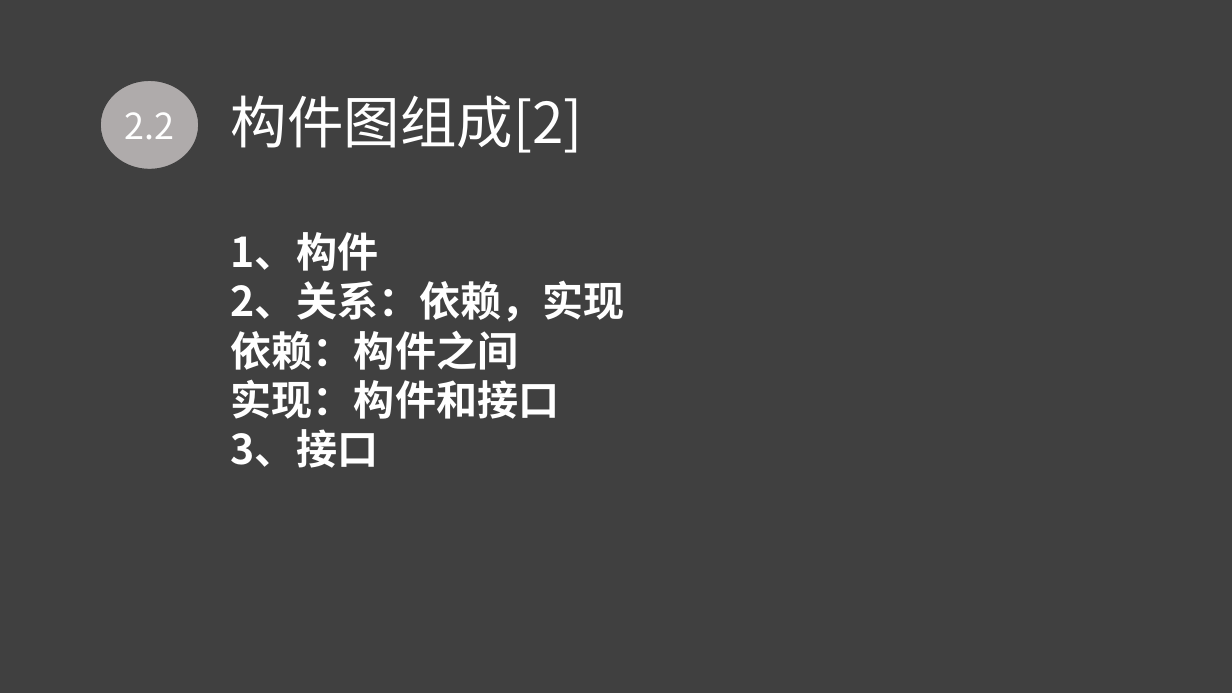
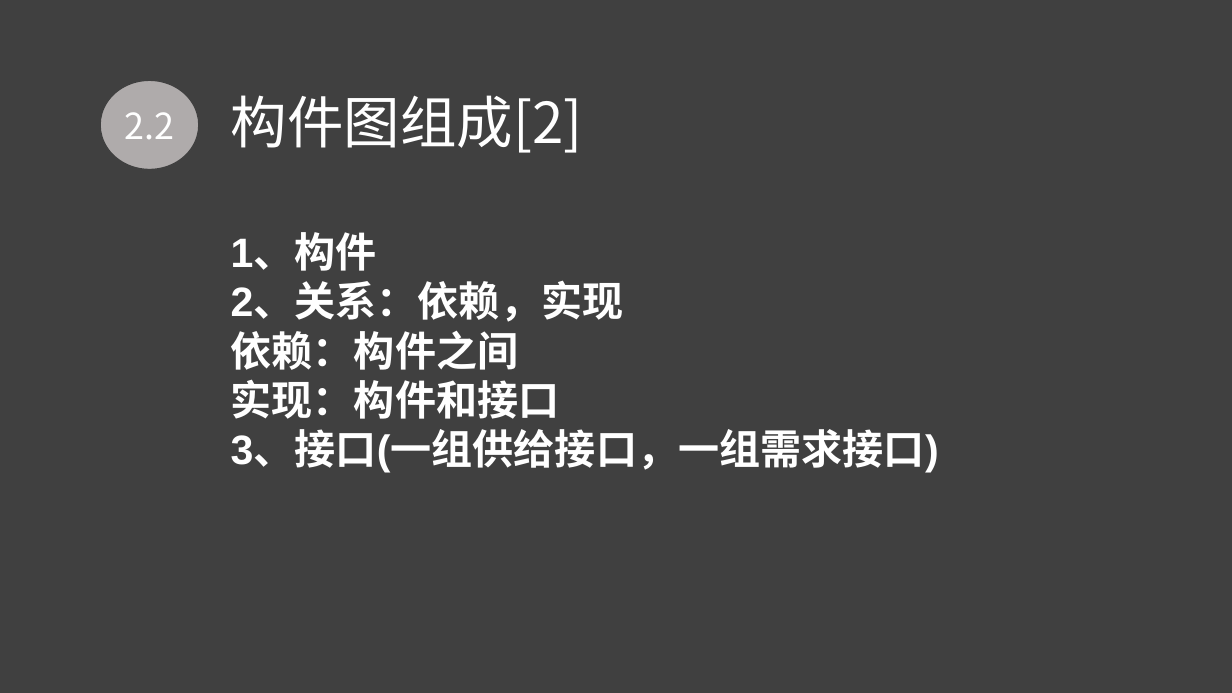
Before and after one commit to PRDG08/PRD2018, a slide deck: slide 11 of 非受控文件/翻转ppt/PRD2018-G08-UML基础IIIV0.2.pptx. Drawn at 1232x693 pixels with LibreOffice and Linux fonts; fonts in the diff are those of the drawing. Boxes give left, top, right and bottom in pixels: in the first picture for what was removed or moved away, otherwise in the second. Text is boxed around its words. In the diff, an @@ line names an element or a change of style, - is before the commit and + after.

```diff
--- a/非受控文件/翻转ppt/PRD2018-G08-UML基础IIIV0.2.pptx
+++ b/非受控文件/翻转ppt/PRD2018-G08-UML基础IIIV0.2.pptx
@@ text at bbox=[231, 234, 624, 419]: font Noto Sans CJK SC to Arial in "1、构件", "2、关系：依赖，实现", "依赖：构件之间", "实现：构件和接口" @@
@@ text at bbox=[231, 432, 939, 473]: text changed; font Noto Sans CJK SC to Arial @@
-3、接口
+3、接口(一组供给接口，一组需求接口)
```
Also in this commit, not shown: 16 other slides changed.
